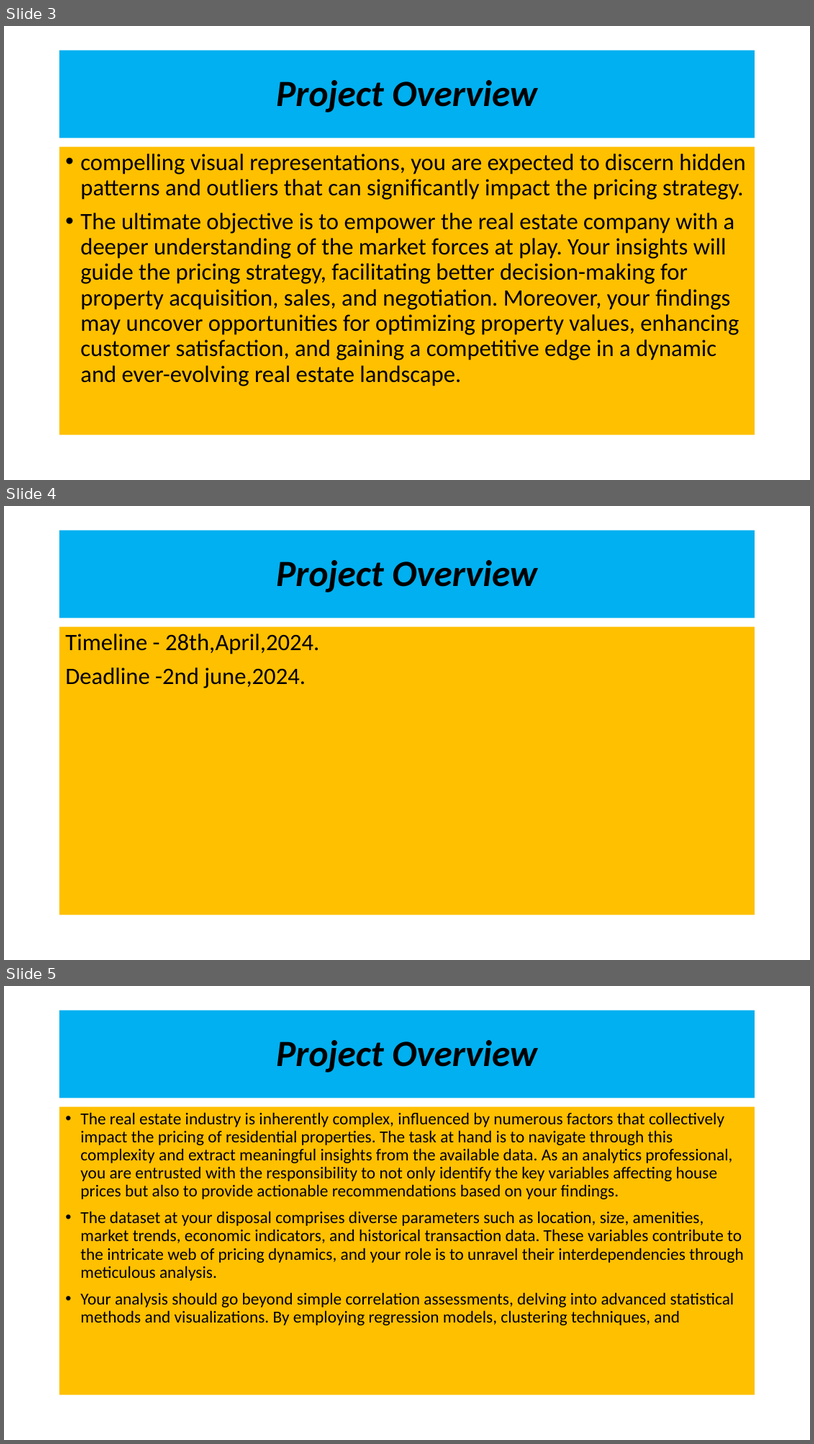
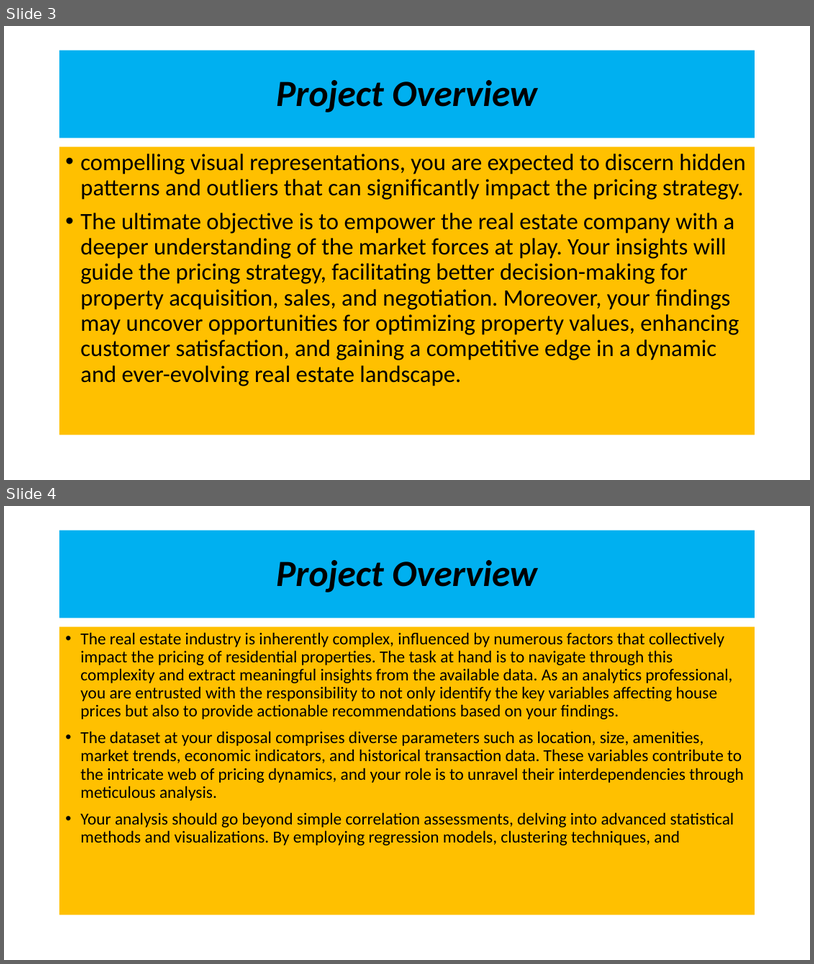
Before and after one commit to aashasandeep/project-3, a slide deck: Project- 3 EDA.pptx. Shown one above the other, each under a label of ours: slides 3, 4 and 5 before the commit, slides 3 and 4 after it. The pictures are 814x1444 and 814x964 pixels, drawn with LibreOffice and Linux fonts; fonts in the diff are those of the drawing. Boxes give left, top, right and bottom in pixels: in the first picture for what was removed or moved away, otherwise in the second. Text is boxed around its words. In the diff, an @@ line names an element or a change of style, - is before the commit and + after.

```diff
--- a/Project- 3 EDA.pptx
+++ b/Project- 3 EDA.pptx
@@ slide 4 removed at bbox=[4, 506, 810, 960], background #FFFFFF @@
@@ title removed at bbox=[59, 530, 756, 618] @@
-Project Overview
@@ text removed at bbox=[59, 627, 756, 915] @@
-Timeline - 28th,April,2024.
-Deadline -2nd june,2024.
@@ what was slide 5 is now slide 4 @@
```
Also in this commit, not shown: 3 slides changed, 4 other slides removed.
